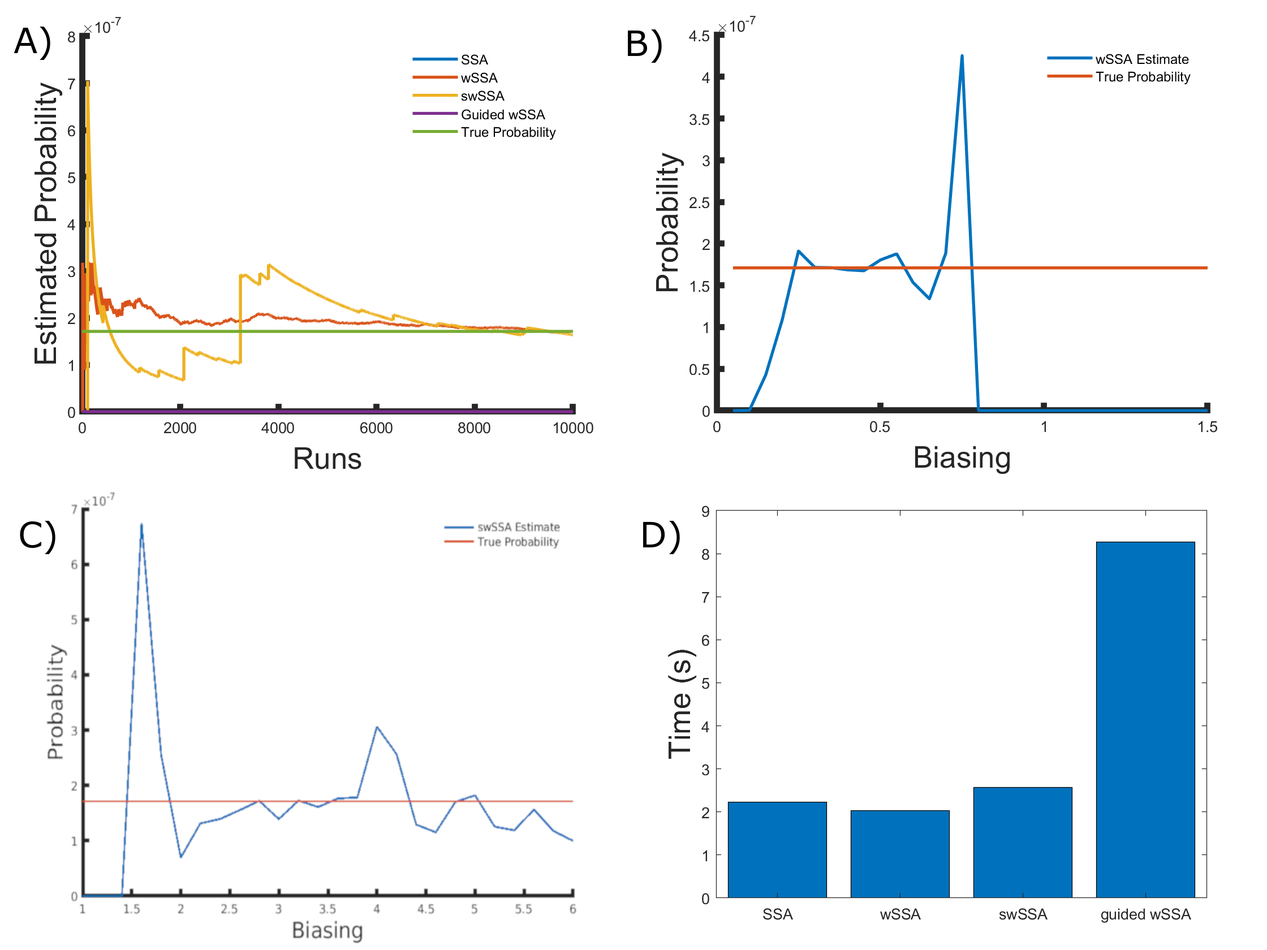
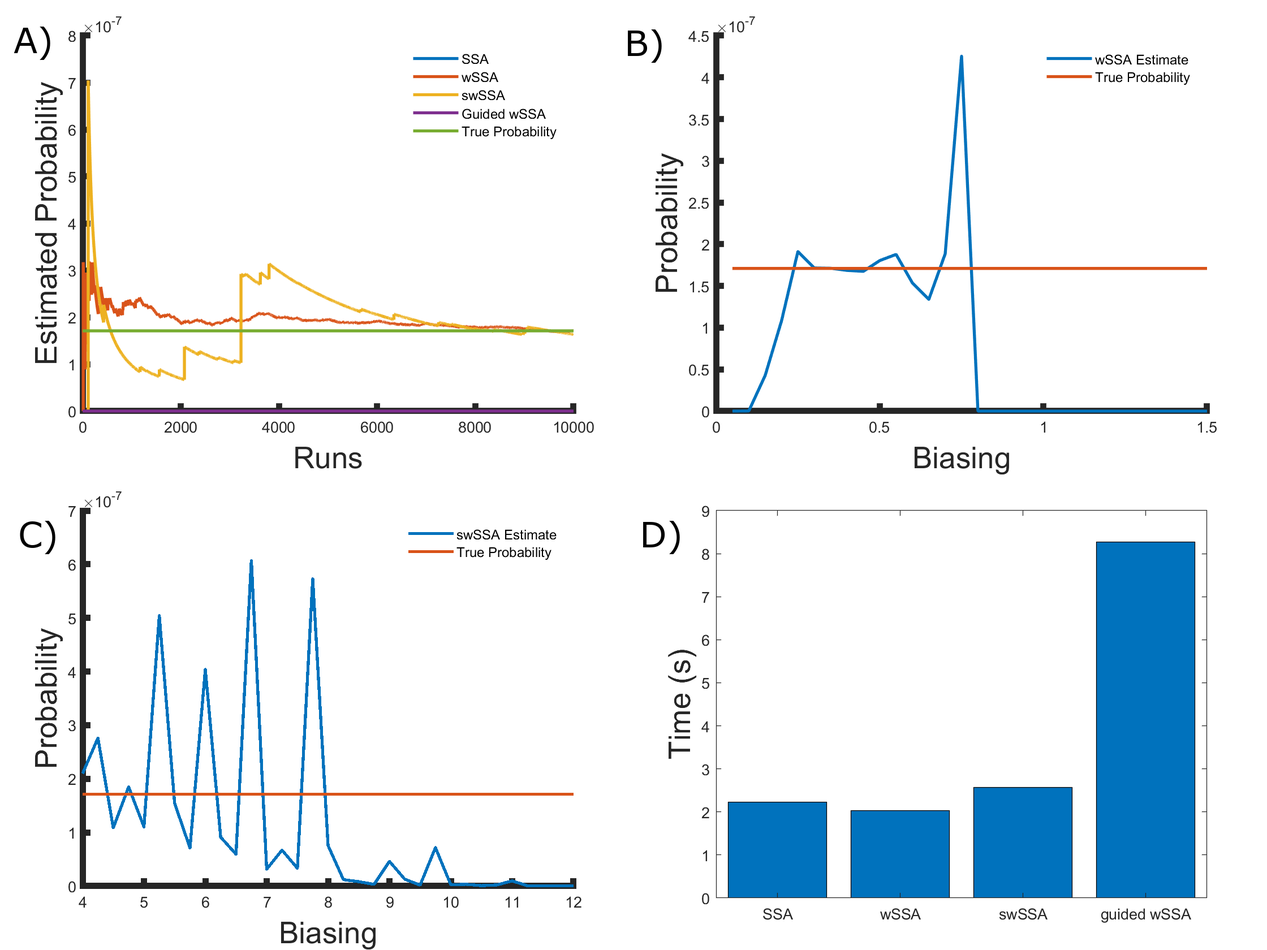
Layers edited between the first and the second w=1267, h=950 image:
removed layer "Background" over [34, 15, 1217, 950]
added layer "futileRunCompare_n10000.png" above "futileBiasing_swSSA_n10000.png" over [34, 16, 594, 470]
added layer "futileBiasing_swSSA_n10000.png" above "futileBiasing_n10000.png" over [35, 491, 582, 950]
added layer "futileBiasing_n10000.png" over [655, 15, 1217, 476]
